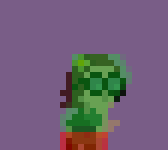
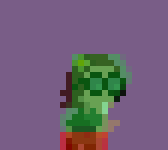
Layer changes from the first (168, 150) image to the second:
painted on "RaiseArm01.png" over [102,90,108,108]
painted on "RaiseArm02.png" over [102,90,108,108]
painted on "RaiseArm03.png" over [102,90,108,108]
painted on "Original" over [102,90,108,108]
painted on "Move01.png" over [102,96,108,114]
painted on "Move02.png" over [102,96,108,114]
painted on "Move03.png" over [102,96,108,114]
painted on "Move04.png" over [102,96,108,114]
painted on "StandHead01.png" over [102,96,108,114]
painted on "StandHead02.png" over [102,96,108,114]
painted on "TalkHead01.png" over [102,96,108,114]
painted on "TalkHead02.png" over [102,96,108,114]
